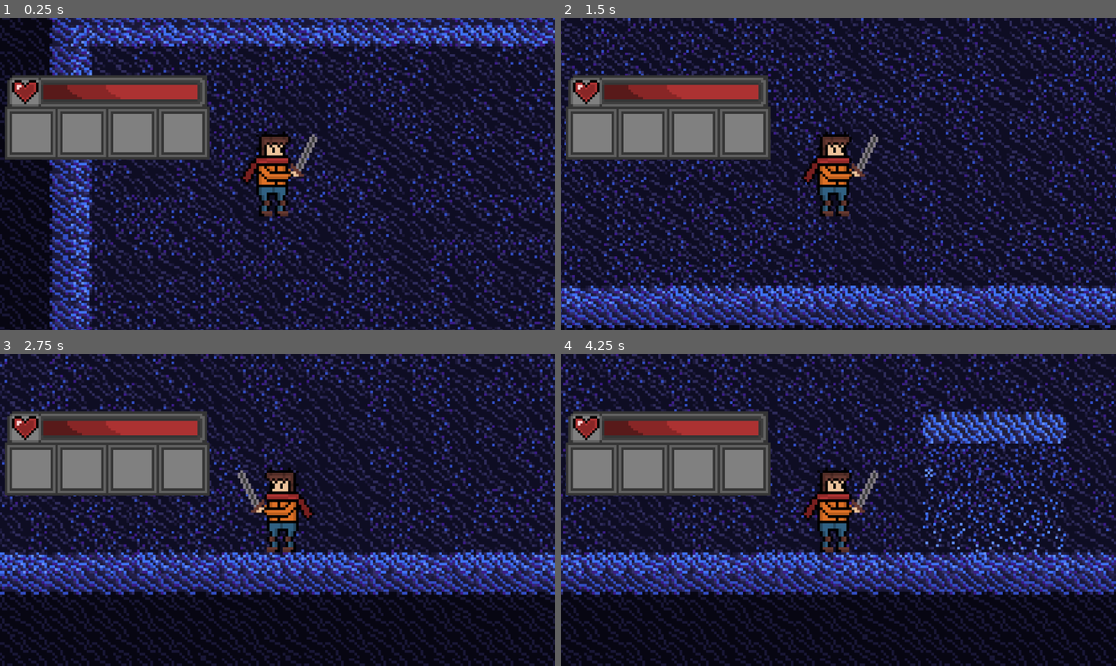
Above: before the commit, frames 1-4 (two rows, left to right).
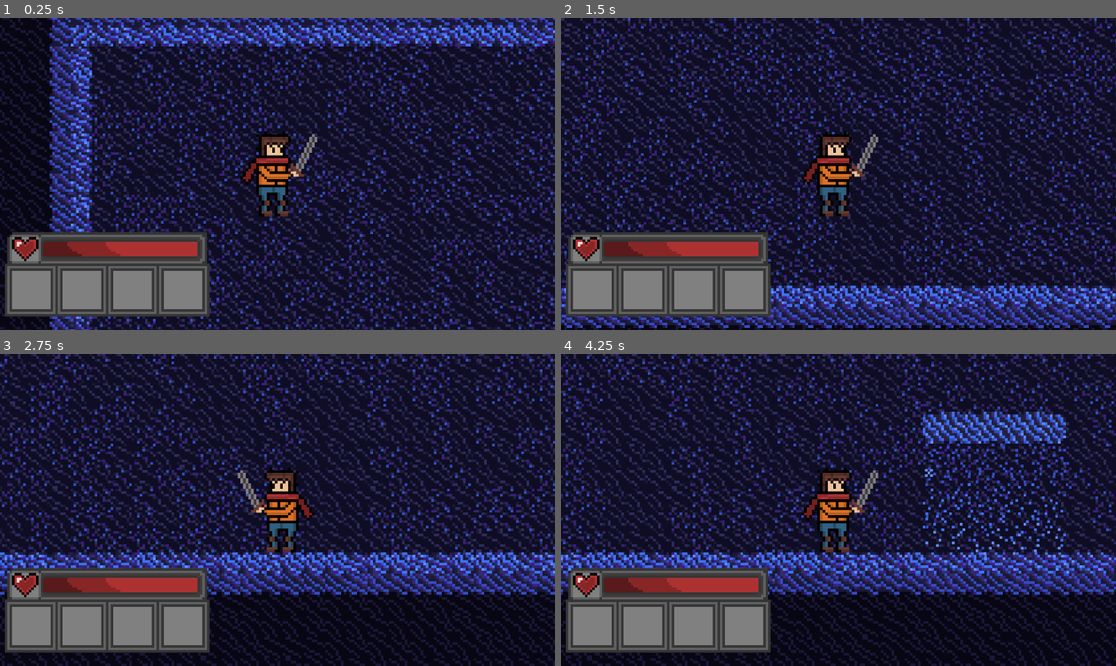
Above: after the commit, the same moments.

Repository: AlexanderVedernikov/Cease-the-Increase-GD
Game: Godot game, scene res://scenes/levels/level.tscn
Two runs of this game, one before a commit and one after it. Both use one fixed random seed, a clock stepped at 60 frames per second and the inputs below.
Inputs:
- Up to frame 1 (0.25 s): no input
- Up to frame 2 (1.5 s): tap Enter at 0.5 s; hold D (right) from 0.53 s (still down); tap W (up) at 0.77 s
- Up to frame 3 (2.75 s): tap W (up) at 1.52 s; release D (right) at 2.03 s; hold A (left) from 2.03 s (still down)
- Up to frame 4 (4.25 s): release A (left) at 2.78 s; hold D (right) from 2.78 s (still down); tap W (up) at 3.02, 3.77 s

The runs differ from the first frame. In frame 1, 19% of the frame differs, in the area x 0-38%, y 18-96%; in frame 2, 19%; in frame 3, 19%; in frame 4, 19%.

Commit message:
Fixed healthbar positioning

Diff:
--- a/scenes/levels/level.tscn
+++ b/scenes/levels/level.tscn
@@ -302,8 +302,22 @@
 [node name="Level1BackgroundEffects" parent="." instance=ExtResource("8_oiqg5")]
 
 [node name="CanvasLayer" type="CanvasLayer" parent="."]
-scale = Vector2(0.5, 0.5)
-transform = Transform2D(0.5, 0, 0, 0.5, 0, 0)
+
+[node name="TextureProgressBar" type="TextureProgressBar" parent="CanvasLayer" node_paths=PackedStringArray("player")]
+anchors_preset = 2
+anchor_top = 1.0
+anchor_bottom = 1.0
+offset_top = -448.0
+offset_right = 900.0
+offset_bottom = 452.0
+grow_vertical = 0
+scale = Vector2(0.5, 0.5)
+value = 100.0
+texture_under = ExtResource("7_qrqmd")
+texture_progress = ExtResource("8_xgjxl")
+texture_progress_offset = Vector2(0, -10)
+script = ExtResource("7_bcgui")
+player = NodePath("../../Player")
 
 [node name="Control" type="Control" parent="CanvasLayer"]
 layout_mode = 3
@@ -311,18 +325,3 @@
 anchor_top = 1.0
 anchor_bottom = 1.0
 grow_vertical = 0
-
-[node name="TextureProgressBar" type="TextureProgressBar" parent="CanvasLayer/Control" node_paths=PackedStringArray("player")]
-layout_mode = 1
-anchors_preset = 2
-anchor_top = 1.0
-anchor_bottom = 1.0
-offset_top = -900.0
-offset_right = 900.0
-grow_vertical = 0
-value = 100.0
-texture_under = ExtResource("7_qrqmd")
-texture_progress = ExtResource("8_xgjxl")
-texture_progress_offset = Vector2(0, -10)
-script = ExtResource("7_bcgui")
-player = NodePath("../../../Player")
